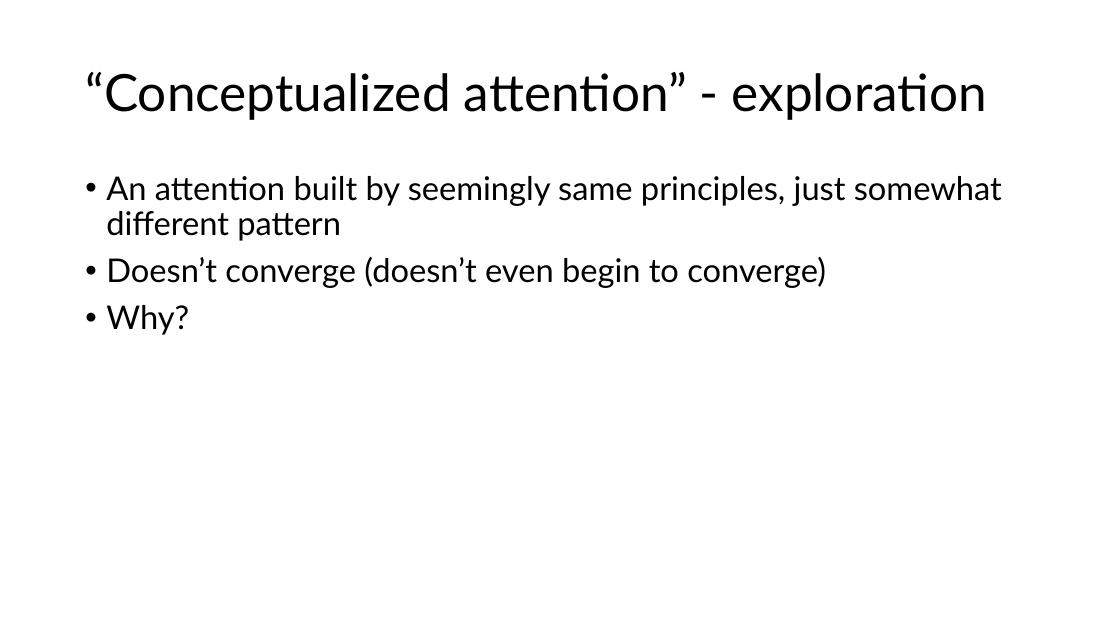
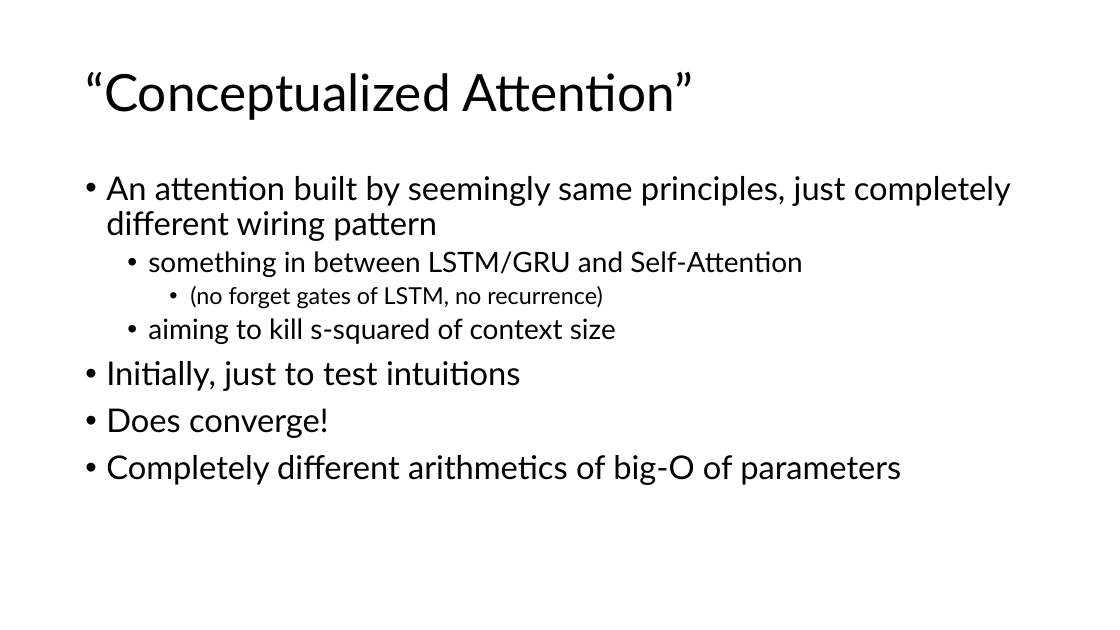
Before and after one commit to AlexTunlaw/eru, a slide deck: slide 7 of notes/2024 12 25 experiment 2.pptx (slide 6 before the commit). Drawn at 1120x630 pixels with LibreOffice and Linux fonts; fonts in the diff are those of the drawing. Boxes give left, top, right and bottom in pixels: in the first picture for what was removed or moved away, otherwise in the second. Text is boxed around its words. In the diff, an @@ line names an element or a change of style, - is before the commit and + after.

Commit message:
made conceptualize self attention work; big O estimates

```diff
--- a/notes/2024 12 25 experiment 2.pptx
+++ b/notes/2024 12 25 experiment 2.pptx
@@ title at (85,72,693,120): text changed @@
-“Conceptualized attention” - exploration
+“Conceptualized Attention”
@@ text at (106,176,1011,485): text changed @@
-• An attention built by seemingly same principles, just somewhat different pattern
-• Doesn’t converge (doesn’t even begin to converge)
-• Why?
+• An attention built by seemingly same principles, just completely different wiring pattern
+  • something in between LSTM/GRU and Self-Attention
+    • (no forget gates of LSTM, no recurrence)
+  • aiming to kill s-squared of context size
+• Initially, just to test intuitions
+• Does converge!
+• Completely different arithmetics of big-O of parameters
```
Also in this commit, not shown: 1 other slide changed, 3 slides added, 7 other files.
